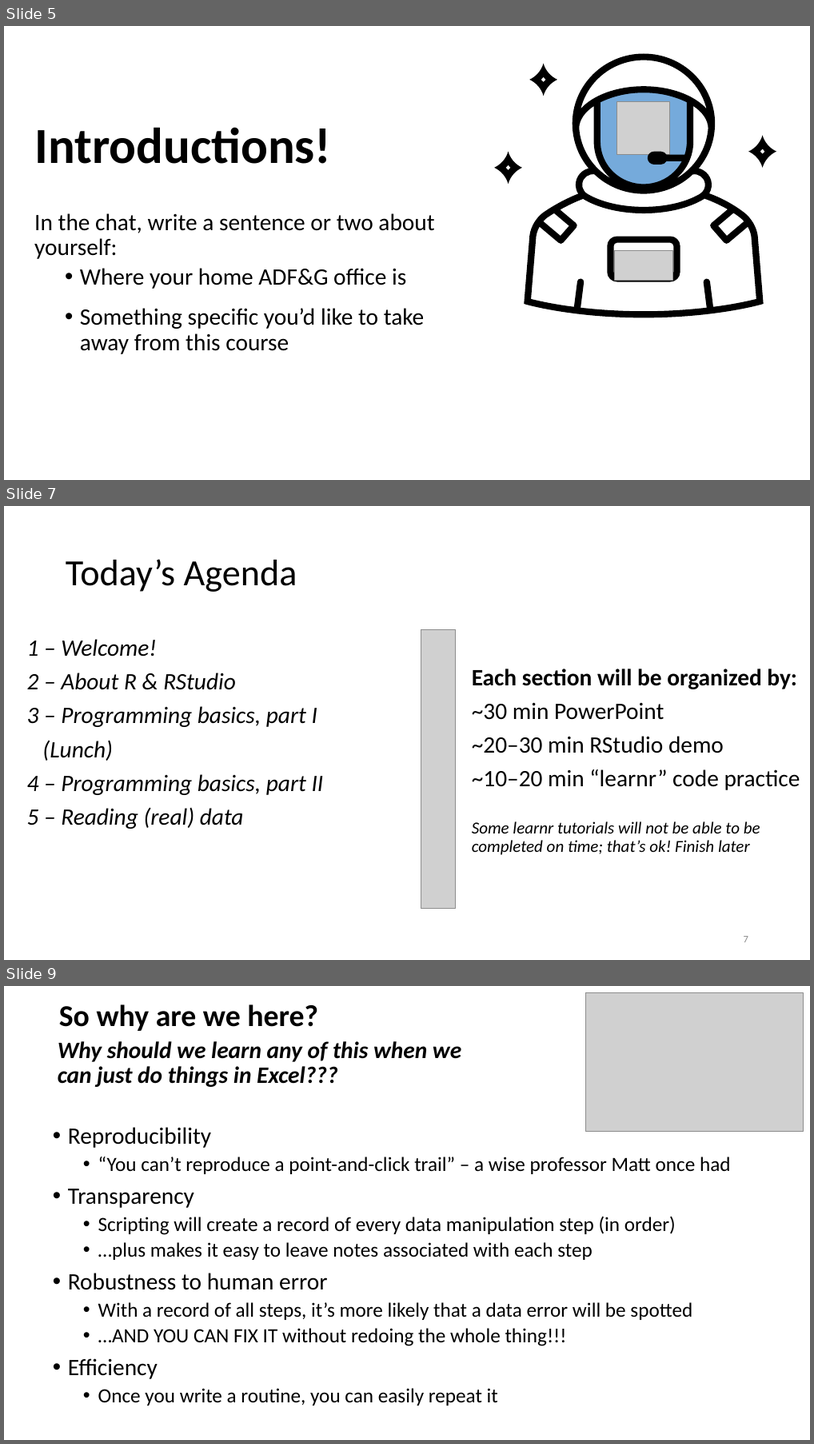
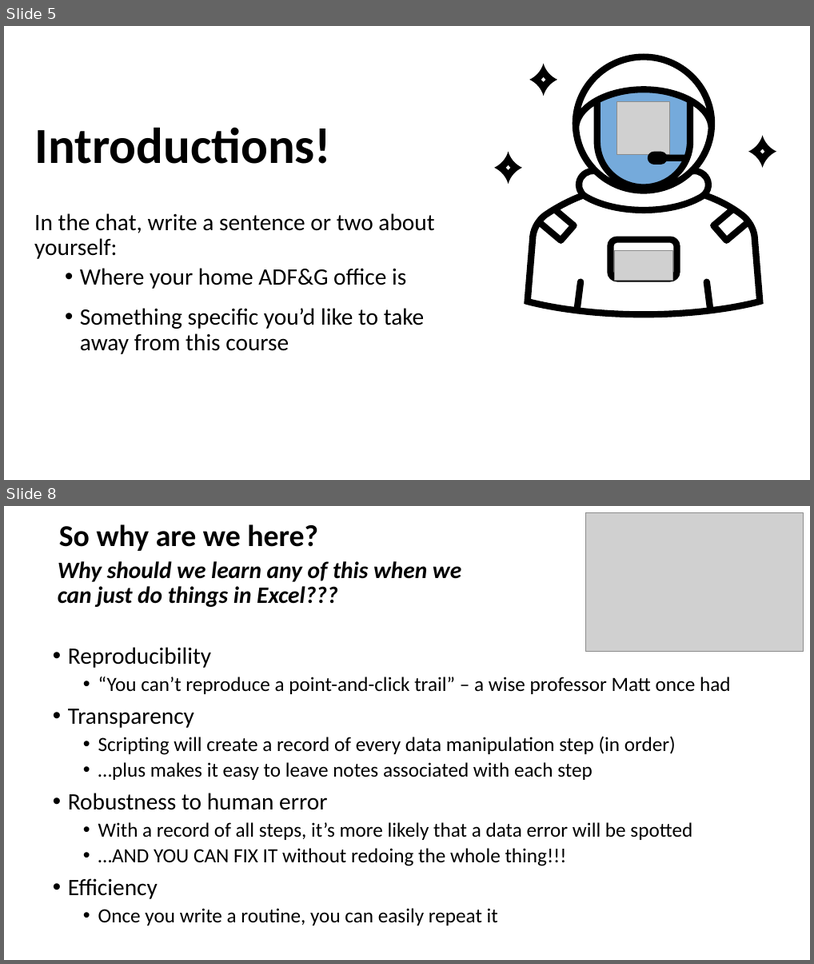
Before and after one commit to ADFG-DSF/ADFG_R_Intro_Workshop_2025, a slide deck: presentations/1 - Welcome and motivation.pptx. Shown one above the other, each under a label of ours: slides 5, 7 and 9 before the commit, slides 5 and 8 after it; the slides between them are not shown. The pictures are 814x1444 and 814x964 pixels, drawn with LibreOffice and Linux fonts; fonts in the diff are those of the drawing; grey boxes stand for pictures. Boxes give left, top, right and bottom in pixels: in the first picture for what was removed or moved away, otherwise in the second. Text is boxed around its words. In the diff, an @@ line names an element or a change of style, - is before the commit and + after.

Commit message:
updates to ppt1 Welcome

```diff
--- a/presentations/1 - Welcome and motivation.pptx
+++ b/presentations/1 - Welcome and motivation.pptx
@@ slide 7 removed at bbox=[4, 506, 810, 960], background #FFFFFF @@
@@ title removed at bbox=[66, 559, 298, 592] @@
-Today’s Agenda
@@ text removed at bbox=[27, 639, 324, 828] @@
-1 – Welcome!
-2 – About R & RStudio
-3 – Programming basics, part I
-(Lunch)
-4 – Programming basics, part II
-5 – Reading (real) data
@@ picture removed at bbox=[422, 629, 456, 908] @@
@@ text removed at bbox=[472, 668, 801, 855] @@
-Each section will be organized by:
-~30 min PowerPoint
-~20–30 min RStudio demo
-~10–20 min “learnr” code practice
-Some learnr tutorials will not be able to be completed on time; that’s ok! Finish later
@@ page number removed at bbox=[744, 936, 749, 942] @@
-7
@@ what was slide 9 is now slide 8 @@
```
Also in this commit, not shown: 3 slides changed, 1 slide added, 1 other slide removed.
